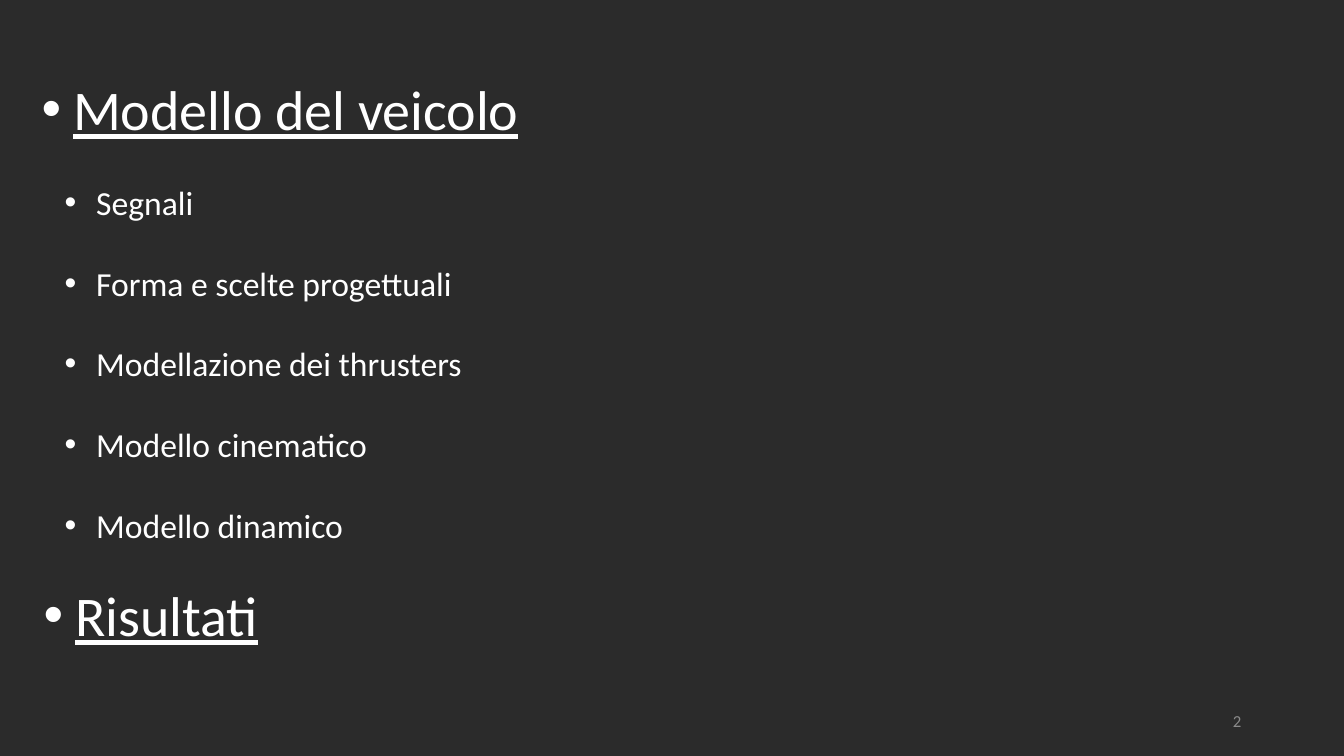
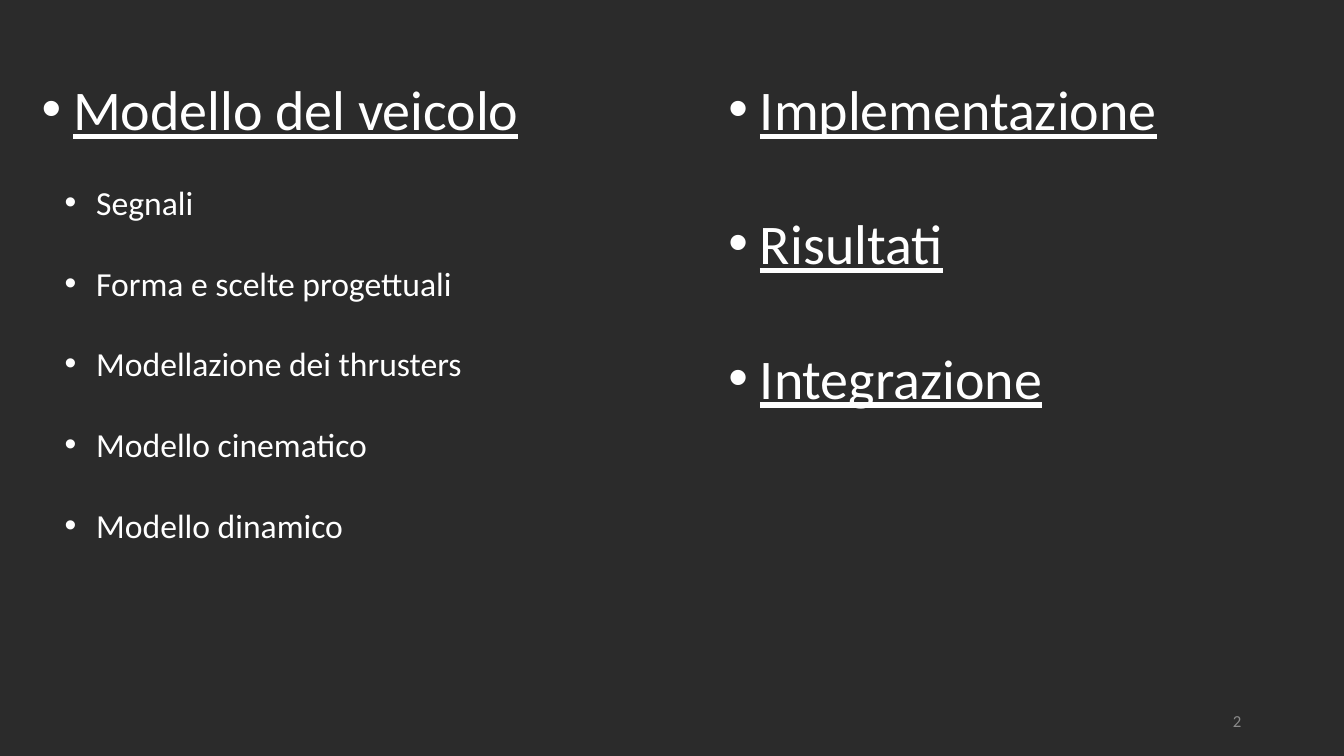
Before and after one commit to polifab/Subacquei_modello, a slide deck: slide 2 of presentazione.pptx. Drawn at 1344x756 pixels with LibreOffice and Linux fonts; fonts in the diff are those of the drawing; background and template pictures are left out; a plain dark background stands for a picture behind light text. Boxes give left, top, right and bottom in pixels: in the first picture for what was removed or moved away, otherwise in the second. Text is boxed around its words. In the diff, an @@ line names an element or a change of style, - is before the commit and + after.

```diff
--- a/presentazione.pptx
+++ b/presentazione.pptx
@@ text "Implementazione": place and size @@
-text "Implementazione" at (75,597,258,645)
+text "Implementazione" at (760,91,1157,409)
@@ text at (760,91,1157,139): paragraph added @@
+• Implementazione
@@ text at (760,360,1042,409): paragraph added @@
+• Integrazione
```
Also in this commit, not shown: 7 other slides changed, 7 slides added, 1 slide removed, 9 other files.
